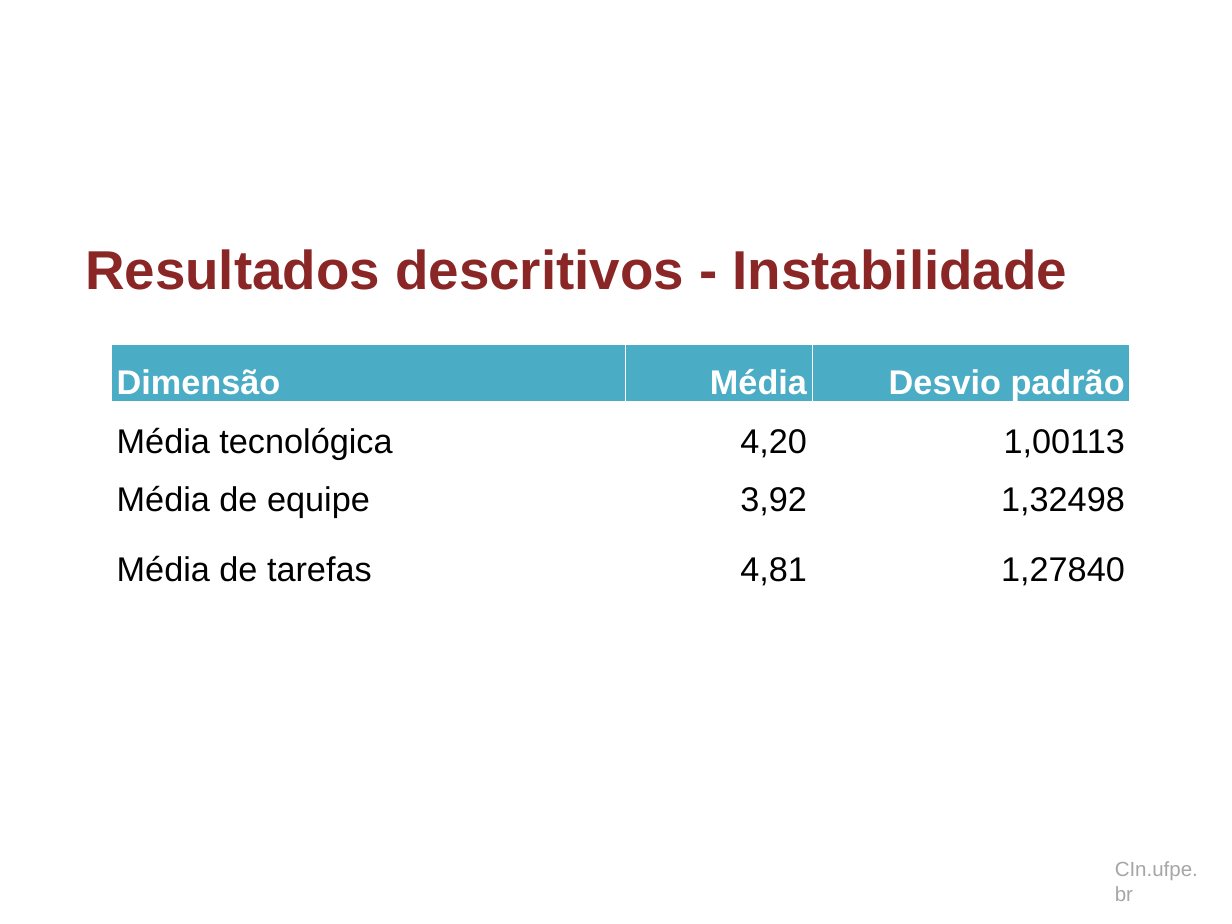
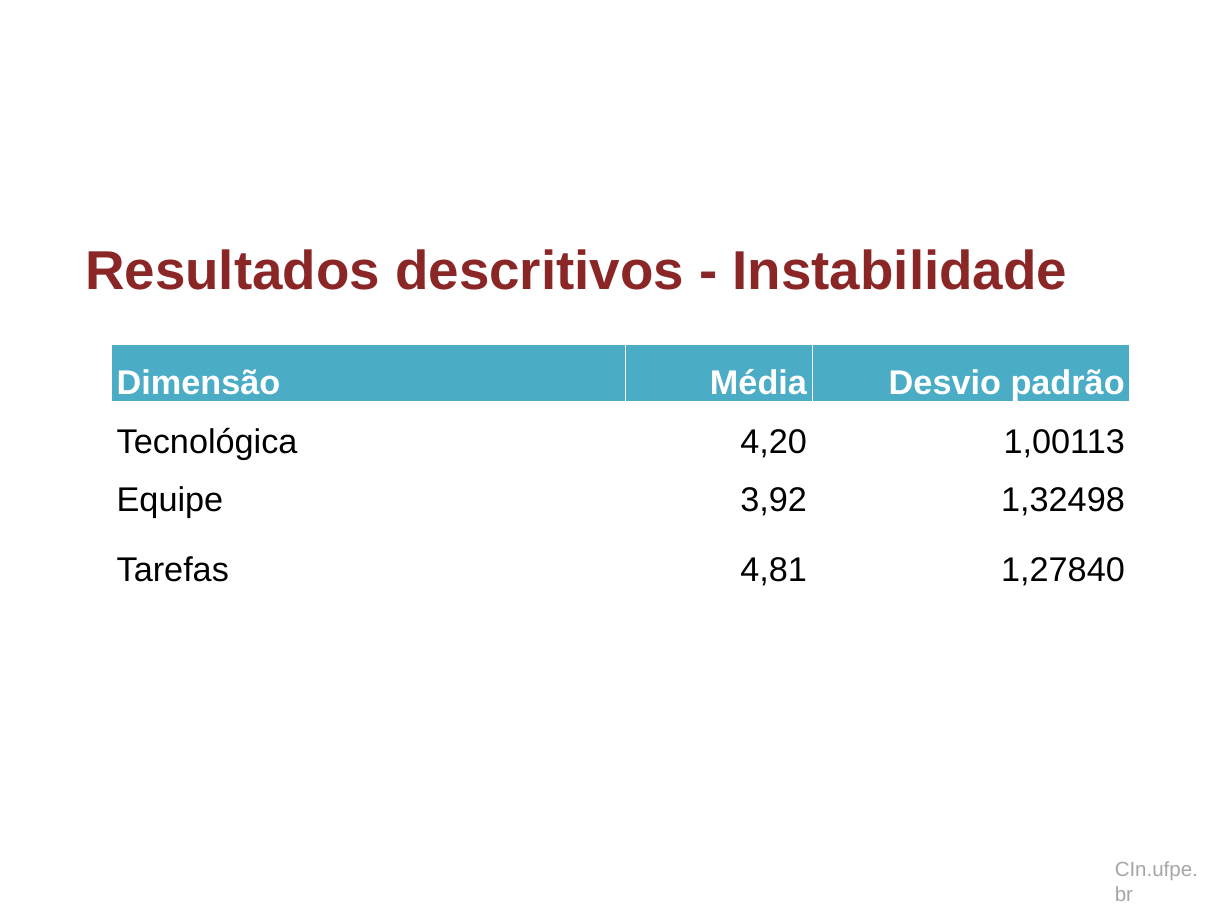
Before and after one commit to dan1lo/doutoradoR, a slide deck: slide 66 of apresentacao doutorado.pptx (slide 67 before the commit). Drawn at 1232x924 pixels with LibreOffice and Linux fonts; fonts in the diff are those of the drawing; background and template pictures are left out. Boxes give left, top, right and bottom in pixels: in the first picture for what was removed or moved away, otherwise in the second. Text is boxed around its words. In the diff, an @@ line names an element or a change of style, - is before the commit and + after.

Commit message:
primeiras modicavcoes
até resultados

```diff
--- a/apresentacao doutorado.pptx
+++ b/apresentacao doutorado.pptx
@@ table at box(112, 345, 1130, 732) @@
-row 2, column 1: Média tecnológica
+row 2, column 1: Tecnológica
-row 3, column 1: Média de equipe
+row 3, column 1: Equipe
-row 4, column 1: Média de tarefas
+row 4, column 1: Tarefas
```
Also in this commit, not shown: 9 other slides changed, 1 slide removed.
